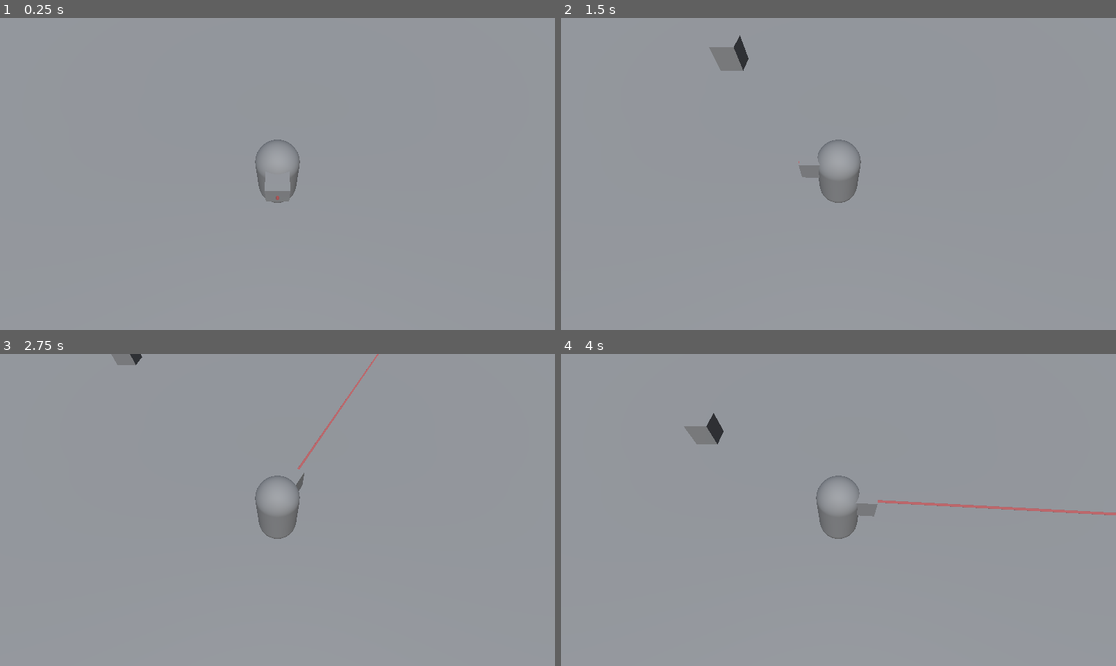
Above: before the commit, frames 1-4 (two rows, left to right).
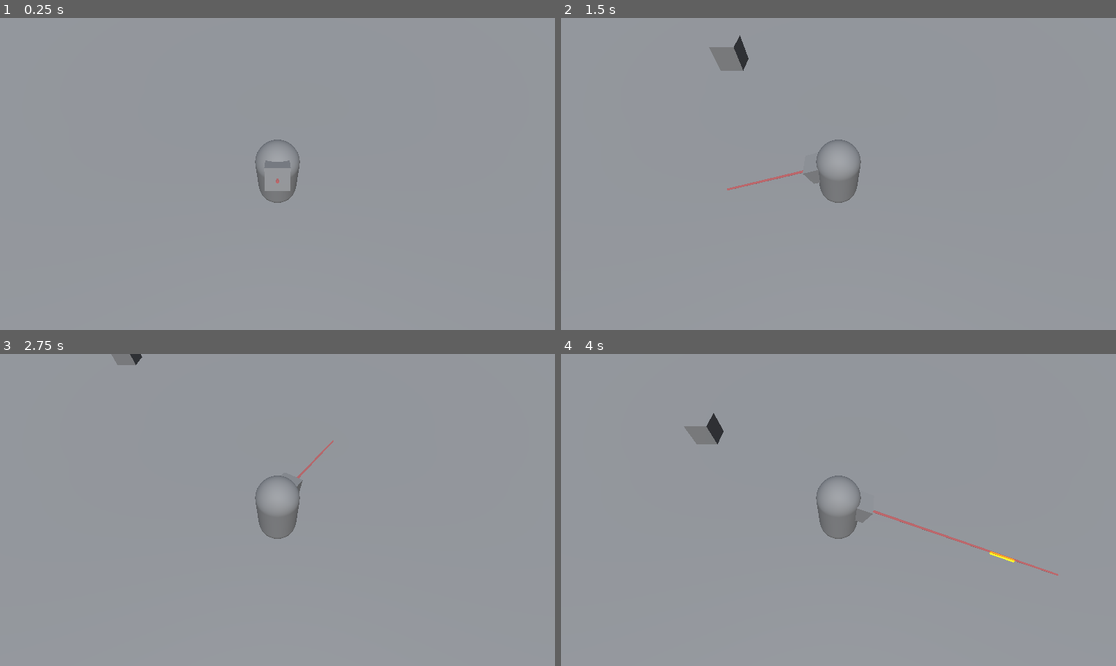
Above: after the commit, the same moments.

Repository: dima101130/Nuke-Floppa
Game: Godot game, scene res://world.tscn
Two runs of this game, one before a commit and one after it. Both use one fixed random seed, a clock stepped at 60 frames per second and the inputs below.
Inputs (mouse positions are in pixels of both pictures, inside the frame that each line leads up to):
- Up to frame 1 (0.25 s): no input
- Up to frame 2 (1.5 s): tap Enter at 0.5 s; move the mouse to (960, 158) at 0.52 s; hold D (right) 0.53-1.28 s; click (960, 158) at 0.6 s; tap Space (jump) at 0.77 s; move the mouse to (727, 189) at 1.27 s; hold S (backward) from 1.28 s (still down); tap Shift (sprint) at 1.35 s
- Up to frame 3 (2.75 s): tap Space (jump) at 1.52 s; click (166, 525) at 1.55 s; move the mouse to (333, 441) at 2.02 s; release S (backward) at 2.03 s; hold D (right) from 2.03 s (still down); click (333, 441) at 2.1 s
- Up to frame 4 (4 s): move the mouse to (810, 572) at 2.77 s; release D (right) at 2.78 s; hold W (forward) 2.78-3.53 s; click (810, 572) at 2.85 s; tap Space (jump) at 3.02, 3.77 s; move the mouse to (1005, 556) at 3.52 s; hold A (left) from 3.53 s (still down); hold Shift (sprint) from 3.53 s (still down); click (1005, 556) at 3.8 s

The runs differ from the first frame. In frame 1, 0.1% of the frame differs, in the area x 47-53%, y 45-59%; in frame 2, 0.2%; in frame 3, 0.2%; in frame 4, 0.8%, in the area x 46-100%, y 38-72%.

Commit message:
add bulett
Добавлены пули и отталкивание обьектов от пули

Diff:
--- /dev/null
+++ b/bullet.gd
@@ -0,0 +1,28 @@
+extends RigidBody3D
+
+
+var shoot = false
+
+var DAMAGE = 50
+var SPEED = 50
+
+var self_impulse
+
+# Called when the node enters the scene tree for the first time.
+func _ready():
+	lock_rotation = true
+	gravity_scale = 0
+	global_rotation.x += 90
+
+
+# Called every frame. 'delta' is the elapsed time since the previous frame.
+func _process(delta):
+	self_impulse = transform.basis * (Vector3.FORWARD)
+	add_constant_central_force(self_impulse * SPEED)
+
+
+func _on_area_3d_body_entered(body):
+	if body.is_in_group("physic"):
+		body.apply_impulse(self_impulse * 1,global_transform.origin + self_impulse)
+
+	queue_free()
--- /dev/null
+++ b/bullet.tscn
@@ -0,0 +1,33 @@
+[gd_scene load_steps=5 format=3 uid="uid://gkstxt0w4ifq"]
+
+[ext_resource type="Script" path="res://bullet.gd" id="1_rtqhs"]
+
+[sub_resource type="StandardMaterial3D" id="StandardMaterial3D_8hp5o"]
+albedo_color = Color(1, 1, 0.0156863, 1)
+emission_enabled = true
+emission = Color(1, 1, 0.0196078, 1)
+emission_energy_multiplier = 5.0
+
+[sub_resource type="CapsuleMesh" id="CapsuleMesh_hssv0"]
+material = SubResource("StandardMaterial3D_8hp5o")
+radius = 0.05
+height = 1.0
+
+[sub_resource type="CapsuleShape3D" id="CapsuleShape3D_nx1y4"]
+radius = 0.3
+height = 1.0
+
+[node name="Bullet" type="RigidBody3D"]
+script = ExtResource("1_rtqhs")
+
+[node name="MeshInstance3D" type="MeshInstance3D" parent="."]
+transform = Transform3D(1, 0, 0, 0, -4.37114e-08, -1, 0, 1, -4.37114e-08, 0, 0, 0)
+mesh = SubResource("CapsuleMesh_hssv0")
+
+[node name="Area3D" type="Area3D" parent="."]
+
+[node name="CollisionShape3D" type="CollisionShape3D" parent="Area3D"]
+transform = Transform3D(1, 0, 0, 0, -4.37114e-08, -1, 0, 1, -4.37114e-08, 0, 0, 0)
+shape = SubResource("CapsuleShape3D_nx1y4")
+
+[connection signal="body_entered" from="Area3D" to="." method="_on_area_3d_body_entered"]
--- a/laser.gd
+++ b/laser.gd
@@ -8,6 +8,5 @@
 	distance = get_collision_point().distance_to(global_transform.origin)
 	# Scaler is scaling to the collision point.
 	if is_colliding():
-		print(distance)
 		$CSGCylinder3D.position.y = (distance / 2) * -1
 		$CSGCylinder3D.height = distance
--- a/player.gd
+++ b/player.gd
@@ -1,8 +1,12 @@
 extends CharacterBody3D
+
+
+@onready var bullet_prefab = preload("res://bullet.tscn")
 
 @onready var cam = $Head/Camera3D
 @onready var body = $Body
 @onready var gun = $Body/Gun
+@onready var laser = $Body/Gun/MeshInstance3D2/Laser
 
 #movment
 @export var walk_speed := 6.0
@@ -31,7 +35,8 @@
 	query.collide_with_areas = true
 	var result = worldspace.intersect_ray(query)
 	if result:
-		body.look_at(Vector3(result.position.x,global_transform.origin.y,result.position.z))
+		gun.look_at(Vector3(result.position.x,result.position.y,result.position.z))
+
 
 	# Horizontal movement
 	var horizontal_input := Vector3.ZERO
@@ -55,5 +60,12 @@
 	if Input.is_action_just_pressed("jump") and is_on_floor():
 		velocity.y = jump_power
 
+	if Input.is_action_just_pressed("fire"):
+		var bullet = bullet_prefab.instantiate()
+
+		get_tree().get_root().get_child(0).add_child(bullet)
+		bullet.global_transform = $Body/Gun/MeshInstance3D2/Laser/Bullet_spawner.global_transform
+		bullet.look_at(Vector3(result.position.x,result.position.y,result.position.z))
+
 
 	move_and_slide()
--- a/player.tscn
+++ b/player.tscn
@@ -23,12 +23,15 @@
 transform = Transform3D(-4.37114e-08, 0, -1, 0, 1, 0, 1, 0, -4.37114e-08, 0, 0.45985, 0)
 
 [node name="MeshInstance3D2" type="MeshInstance3D" parent="Body/Gun"]
-transform = Transform3D(1, 0, 0, 0, 1, 0, 0, 0, 1, -0.334, 0, 0)
+transform = Transform3D(-4.37114e-08, 0, 1, 0, 1, 0, -1, 0, -4.37114e-08, -1.14935e-08, 0, -0.26294)
 mesh = SubResource("BoxMesh_l6ke4")
 skeleton = NodePath("../..")
 
-[node name="Laser" parent="Body/Gun" instance=ExtResource("2_74jbr")]
-transform = Transform3D(-4.37114e-08, 1, 0, -1, -4.37114e-08, 0, 0, 0, 1, -0.398098, 0, 0)
+[node name="Laser" parent="Body/Gun/MeshInstance3D2" instance=ExtResource("2_74jbr")]
+transform = Transform3D(4.37114e-08, -1, -8.74228e-08, -1, -4.37114e-08, 0, -3.82137e-15, 8.74228e-08, -1, 0.0840886, 0, -8.96229e-16)
+
+[node name="Bullet_spawner" type="Node3D" parent="Body/Gun/MeshInstance3D2/Laser"]
+transform = Transform3D(1, -3.34075e-22, 0, -3.34075e-22, 1, 0, 0, 0, 1, 2.98023e-08, -0.930977, -8.13885e-08)
 
 [node name="CollisionShape3D" type="CollisionShape3D" parent="."]
 shape = SubResource("CapsuleShape3D_m6clg")
--- a/project.godot
+++ b/project.godot
@@ -52,6 +52,11 @@
 "events": [Object(InputEventKey,"resource_local_to_scene":false,"resource_name":"","device":-1,"window_id":0,"alt_pressed":false,"shift_pressed":false,"ctrl_pressed":false,"meta_pressed":false,"pressed":false,"keycode":0,"physical_keycode":74,"key_label":0,"unicode":106,"echo":false,"script":null)
 ]
 }
+fire={
+"deadzone": 0.5,
+"events": [Object(InputEventMouseButton,"resource_local_to_scene":false,"resource_name":"","device":-1,"window_id":0,"alt_pressed":false,"shift_pressed":false,"ctrl_pressed":false,"meta_pressed":false,"button_mask":1,"position":Vector2(99, 19),"global_position":Vector2(103, 62),"factor":1.0,"button_index":1,"canceled":false,"pressed":true,"double_click":true,"script":null)
+]
+}
 
 [rendering]
 
--- a/world.tscn
+++ b/world.tscn
@@ -1,6 +1,7 @@
-[gd_scene load_steps=7 format=3 uid="uid://c5l7odlwfb33u"]
+[gd_scene load_steps=8 format=3 uid="uid://c5l7odlwfb33u"]
 
 [ext_resource type="PackedScene" uid="uid://dkpff7fiahu1h" path="res://player.tscn" id="1_ybutk"]
+[ext_resource type="PackedScene" uid="uid://gkstxt0w4ifq" path="res://bullet.tscn" id="2_xshdp"]
 
 [sub_resource type="ProceduralSkyMaterial" id="ProceduralSkyMaterial_tgvpk"]
 
@@ -37,7 +38,7 @@
 [node name="Player" parent="." instance=ExtResource("1_ybutk")]
 transform = Transform3D(1, 0, 0, 0, 1, 0, 0, 0, 1, 0, 6.28459, 1.04043)
 
-[node name="RigidBody3D" type="RigidBody3D" parent="."]
+[node name="RigidBody3D" type="RigidBody3D" parent="." groups=["physic"]]
 transform = Transform3D(1, 0, 0, 0, 1, 0, 0, 0, 1, 0, 9.0215, -4.9555)
 
 [node name="MeshInstance3D" type="MeshInstance3D" parent="RigidBody3D"]
@@ -46,7 +47,7 @@
 [node name="CollisionShape3D" type="CollisionShape3D" parent="RigidBody3D"]
 shape = SubResource("BoxShape3D_qvp0y")
 
-[node name="RigidBody3D2" type="RigidBody3D" parent="."]
+[node name="RigidBody3D2" type="RigidBody3D" parent="." groups=["physic"]]
 transform = Transform3D(1, 0, 0, 0, 1, 0, 0, 0, 1, 0, 9.0215, -21.9478)
 
 [node name="MeshInstance3D" type="MeshInstance3D" parent="RigidBody3D2"]
@@ -55,7 +56,7 @@
 [node name="CollisionShape3D" type="CollisionShape3D" parent="RigidBody3D2"]
 shape = SubResource("BoxShape3D_qvp0y")
 
-[node name="RigidBody3D3" type="RigidBody3D" parent="."]
+[node name="RigidBody3D3" type="RigidBody3D" parent="." groups=["physic"]]
 transform = Transform3D(1, 0, 0, 0, 1, 0, 0, 0, 1, -0.681356, 10.216, -39.1202)
 
 [node name="MeshInstance3D" type="MeshInstance3D" parent="RigidBody3D3"]
@@ -66,3 +67,6 @@
 
 [node name="DirectionalLight3D" type="DirectionalLight3D" parent="."]
 transform = Transform3D(1, 0, 0, 0, 0.526036, 0.850462, 0, -0.850462, 0.526036, 1.75331, 11.2899, 13.9213)
+
+[node name="Bullet" parent="." instance=ExtResource("2_xshdp")]
+transform = Transform3D(1, 0, 0, 0, 1, 0, 0, 0, 1, 0, 1.89719, -1.47121)
